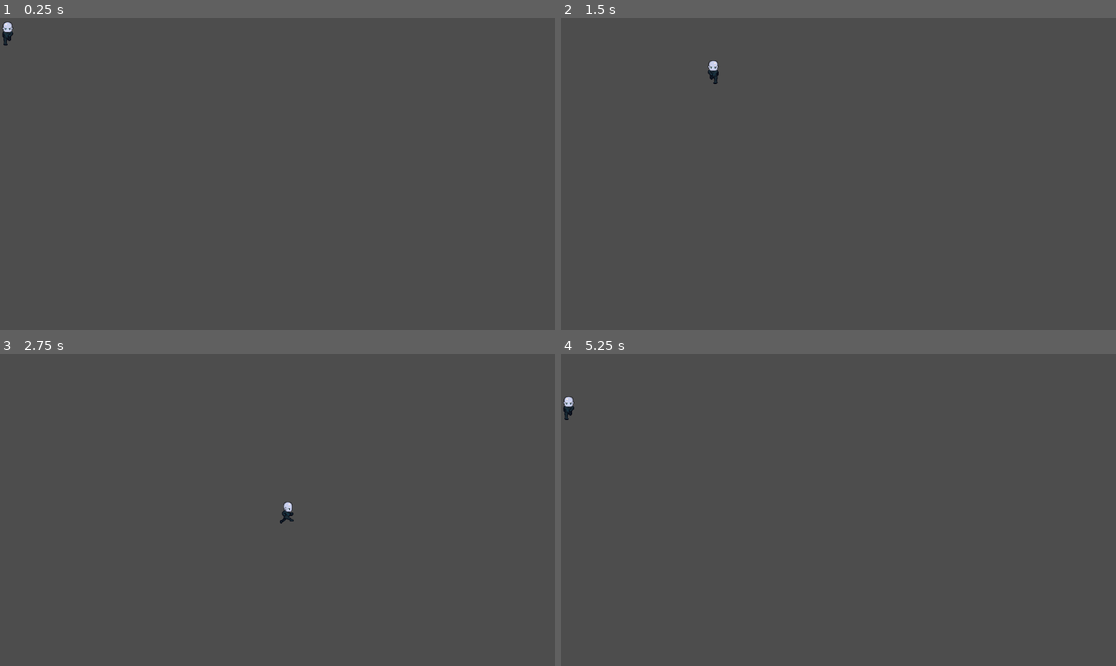
Above: before the commit, frames 1-4 (two rows, left to right).
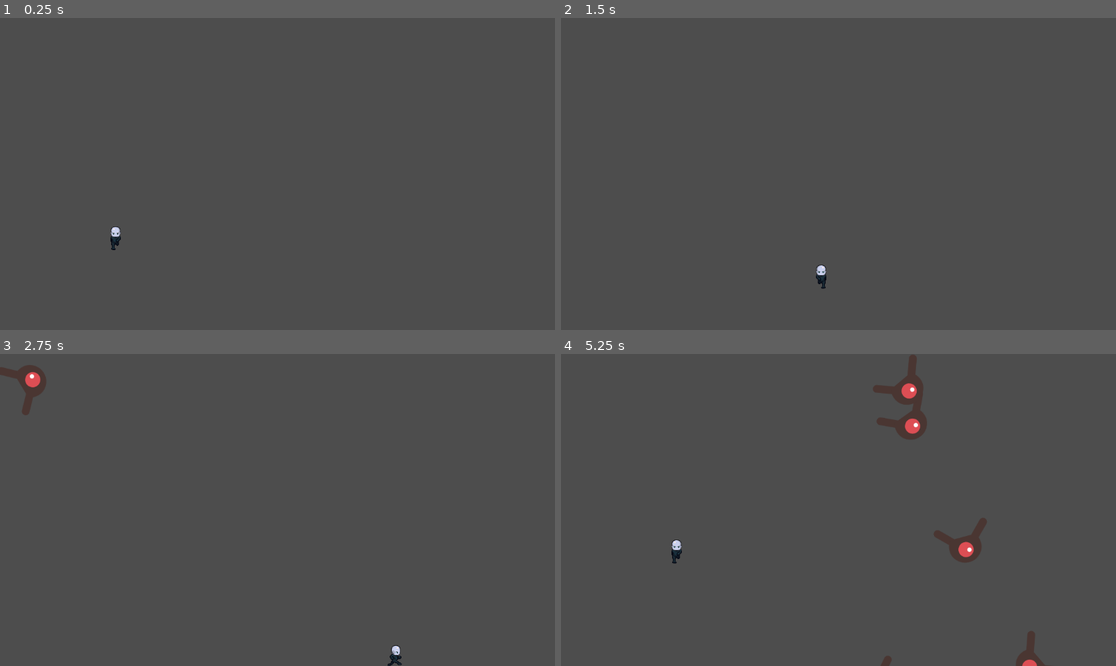
Above: after the commit, the same moments.

Repository: lucas-tremaroli/nordic-gamejam
Game: Godot game, scene res://main.tscn
The game is run twice, just before and just after one commit, with the same random seed, the same clock (stepped at 60 frames per second) and the same inputs. This scene is started directly instead of the project's main scene.
Inputs:
- Up to frame 1 (0.25 s): no input
- Up to frame 2 (1.5 s): tap Enter (ui_accept) at 0.5, 0.77 s; hold Right (move_right) 0.53-1.28 s; hold Down (move_down) from 1.28 s (still down)
- Up to frame 3 (2.75 s): tap Enter (ui_accept) at 1.52 s; release Down (move_down) at 2.03 s; hold Right (move_right) from 2.03 s (still down)
- Up to frame 4 (5.25 s): release Right (move_right) at 2.78 s; hold Up (move_up) 2.78-3.53 s; tap Enter (ui_accept) at 3.02, 3.77, 4.52 s; hold Left (move_left) 3.53-5.03 s; hold Down (move_down) from 5.03 s (still down)

The runs differ from the first frame. In frame 1, 0.2% of the frame differs, in the area x 0-22%, y 1-75%; in frame 2, 0.2%; in frame 3, 0.7%; in frame 4, 2.1%, in the area x 0-88%, y 0-100%.

Commit message:
feat: some cool stuff

Diff:
--- a/main.gd
+++ b/main.gd
@@ -2,3 +2,38 @@
 
 @export var mob_scene: PackedScene
 var score
+
+func _ready() -> void:
+	new_game()
+
+func game_over() -> void:
+	$ScoreTimer.stop()
+	$MobTimer.stop()
+
+func new_game() -> void:
+	score = 0
+	$Player.start($StartPosition.position)
+	$StartTimer.start()
+
+func _on_mob_timer_timeout() -> void:
+	var mob = mob_scene.instantiate()
+
+	var mob_spawn_location = $MobPath/MobSpawnLocation
+	mob_spawn_location.progress_ratio = randf()
+	mob.position = mob_spawn_location.position
+
+	var direction = mob_spawn_location.rotation + PI / 2
+	direction += randf_range(-PI / 4, PI / 4)
+	mob.rotation = direction
+
+	var velocity = Vector2(randf_range(150.0, 250.0), 0.0)
+	mob.linear_velocity = velocity.rotated(direction)
+
+	add_child(mob)
+
+func _on_score_timer_timeout() -> void:
+	score += 1
+
+func _on_start_timer_timeout() -> void:
+	$MobTimer.start()
+	$ScoreTimer.start()
--- a/main.tscn
+++ b/main.tscn
@@ -1,6 +1,7 @@
-[gd_scene load_steps=4 format=3 uid="uid://cafjlfomcp5no"]
+[gd_scene load_steps=5 format=3 uid="uid://cafjlfomcp5no"]
 
 [ext_resource type="Script" uid="uid://dspfvca3i7dcv" path="res://main.gd" id="1_0xm2m"]
+[ext_resource type="PackedScene" uid="uid://cv16818p7lrvj" path="res://mob.tscn" id="2_1bvp3"]
 [ext_resource type="PackedScene" uid="uid://djruh1vmbe7cj" path="res://player.tscn" id="2_h2yge"]
 
 [sub_resource type="Curve2D" id="Curve2D_1bvp3"]
@@ -11,6 +12,7 @@
 
 [node name="Main" type="Node"]
 script = ExtResource("1_0xm2m")
+mob_scene = ExtResource("2_1bvp3")
 
 [node name="Player" parent="." instance=ExtResource("2_h2yge")]
 
@@ -32,3 +34,8 @@
 [node name="MobSpawnLocation" type="PathFollow2D" parent="MobPath"]
 position = Vector2(24, 32)
 rotation = 0.00724625
+
+[connection signal="hit" from="Player" to="." method="game_over"]
+[connection signal="timeout" from="MobTimer" to="." method="_on_mob_timer_timeout"]
+[connection signal="timeout" from="ScoreTimer" to="." method="_on_score_timer_timeout"]
+[connection signal="timeout" from="StartTimer" to="." method="_on_start_timer_timeout"]
--- a/player.tscn
+++ b/player.tscn
@@ -207,3 +207,4 @@
 shape = SubResource("CapsuleShape2D_n7ghd")
 
 [connection signal="body_entered" from="." to="." method="_on_body_entered"]
+[connection signal="hit" from="." to="." method="_game_over2"]
Not shown: 1 places in hud.tscn that only renumber resources
